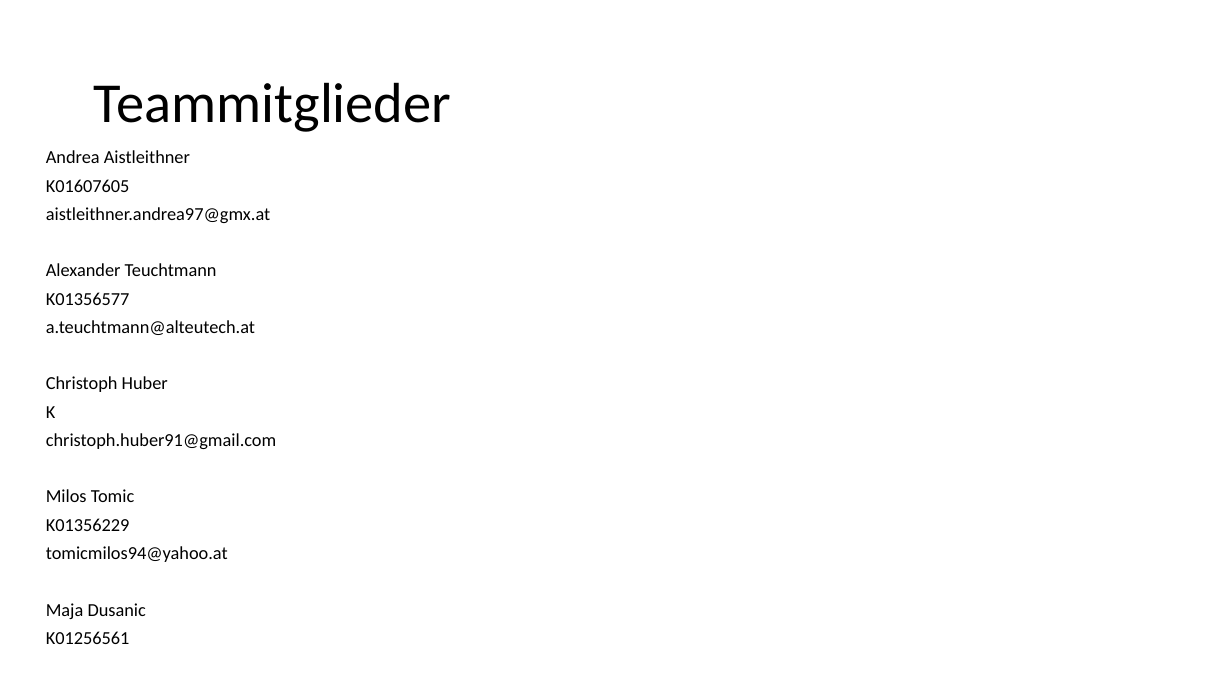
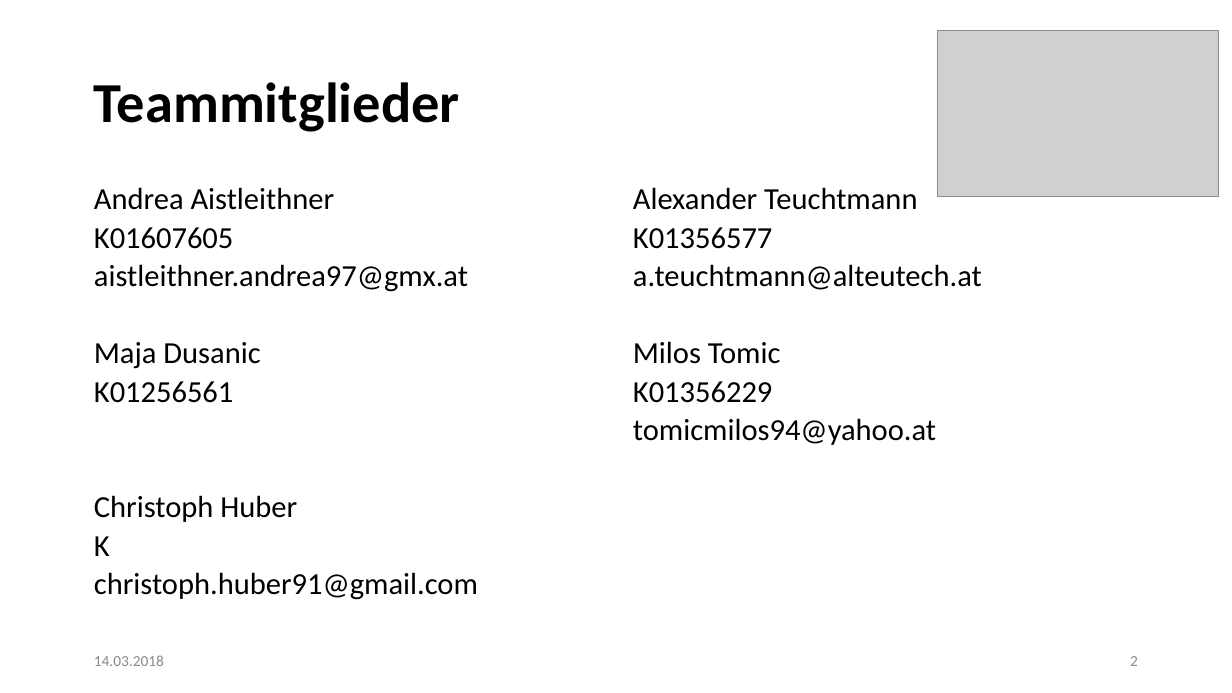
Before and after one commit to ateuchtmann/259035_SoftEngPR, a slide deck: slide 2 of Organisation/PR Software Engineering.pptx. Drawn at 1232x693 pixels with LibreOffice and Linux fonts; fonts in the diff are those of the drawing; grey boxes stand for pictures. Boxes give left, top, right and bottom in pixels: in the first picture for what was removed or moved away, otherwise in the second. Text is boxed around its words. In the diff, an @@ line names an element or a change of style, - is before the commit and + after.

```diff
--- a/Organisation/PR Software Engineering.pptx
+++ b/Organisation/PR Software Engineering.pptx
@@ title "Teammitglieder" at (94,82,460,132): bold on @@
@@ picture added at (938,30,1218,197) @@
@@ text at (46,150,270,223): paragraphs removed @@
-Andrea Aistleithner
-K01607605
-aistleithner.andrea97@gmx.at
@@ text added at (94,187,478,600), 23.8 pt, text #000000 @@
+Andrea Aistleithner
+K01607605
+aistleithner.andrea97@gmx.at
+Maja Dusanic
+K01256561
+Christoph Huber
+K
+christoph.huber91@gmail.com
@@ text "Alexander Teuchtmann": place and size @@
-text "Alexander Teuchtmann" at (46,150,276,644)
+text "Alexander Teuchtmann" at (633,187,982,445)
@@ text "Alexander Teuchtmann" at (633,187,982,445): size 14.3 to 23.8 pt @@
@@ text at (46,376,276,449): paragraphs removed @@
-Christoph Huber
-K
-christoph.huber91@gmail.com
@@ text at (46,603,146,644): paragraphs removed @@
-Maja Dusanic
-K01256561
@@ text added at (94,655,164,666), 12 pt, text #8C8C8C @@
+14.03.2018
@@ page number added at (1130,656,1138,666), 12 pt, text #8C8C8C @@
+2
```
Also in this commit, not shown: 4 other slides changed.
